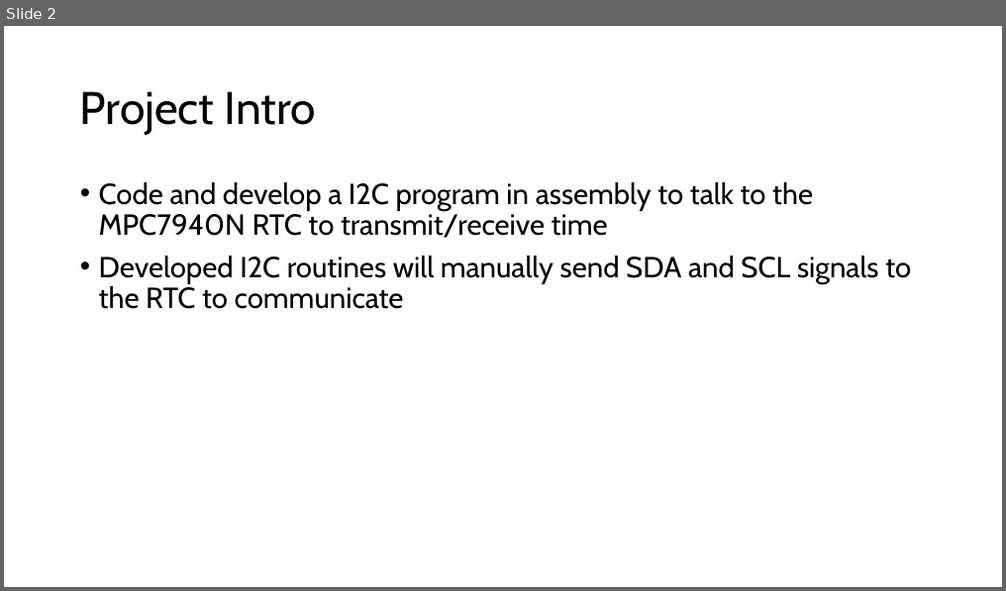
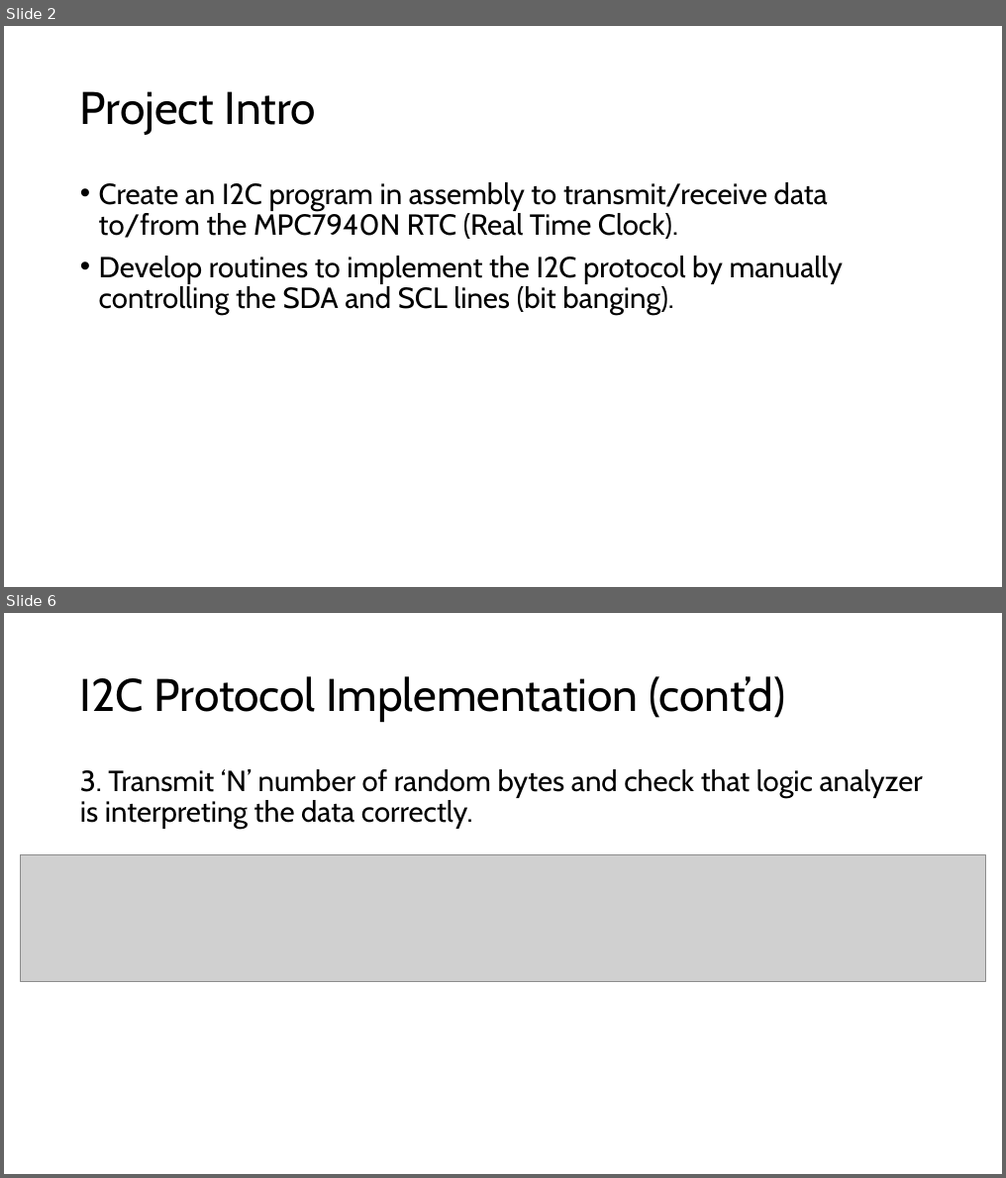
Before and after one commit to gjshort/EELE_465_project_2, a slide deck: docs/assets/EELE465 Project 2 - I2C Bit Banging.pptx. Shown one above the other, each under a label of ours: slide 2 before the commit, slides 2 and 6 after it; the slides between them are not shown. The pictures are 1006x591 and 1006x1178 pixels, drawn with LibreOffice and Linux fonts; fonts in the diff are those of the drawing; grey boxes stand for pictures. Boxes give left, top, right and bottom in pixels: in the first picture for what was removed or moved away, otherwise in the second. Text is boxed around its words. In the diff, an @@ line names an element or a change of style, - is before the commit and + after.

```diff
--- a/docs/assets/EELE465 Project 2 - I2C Bit Banging.pptx
+++ b/docs/assets/EELE465 Project 2 - I2C Bit Banging.pptx
@@ slide 6 added at (4,613,1002,1174), background #FFFFFF @@
@@ title added at (80,676,785,722), 44 pt, text #000000 @@
+I2C Protocol Implementation (cont’d)
@@ text added at (80,769,923,830), 28 pt, text #000000 @@
+3. Transmit ‘N’ number of random bytes and check that logic analyzer is interpreting the data correctly.
@@ picture added at (21,856,985,982) @@
@@ slide 2 changed as well @@
@@ text at (99,182,843,316): text changed @@
-• Code and develop a I2C program in assembly to talk to the MPC7940N RTC to transmit/receive time
-• Developed I2C routines will manually send SDA and SCL signals to the RTC to communicate
+• Create an I2C program in assembly to transmit/receive data to/from the MPC7940N RTC (Real Time Clock).
+• Develop routines to implement the I2C protocol by manually controlling the SDA and SCL lines (bit banging).
```
Also in this commit, not shown: 1 other slide changed, 12 other slides added, 6 other files.
